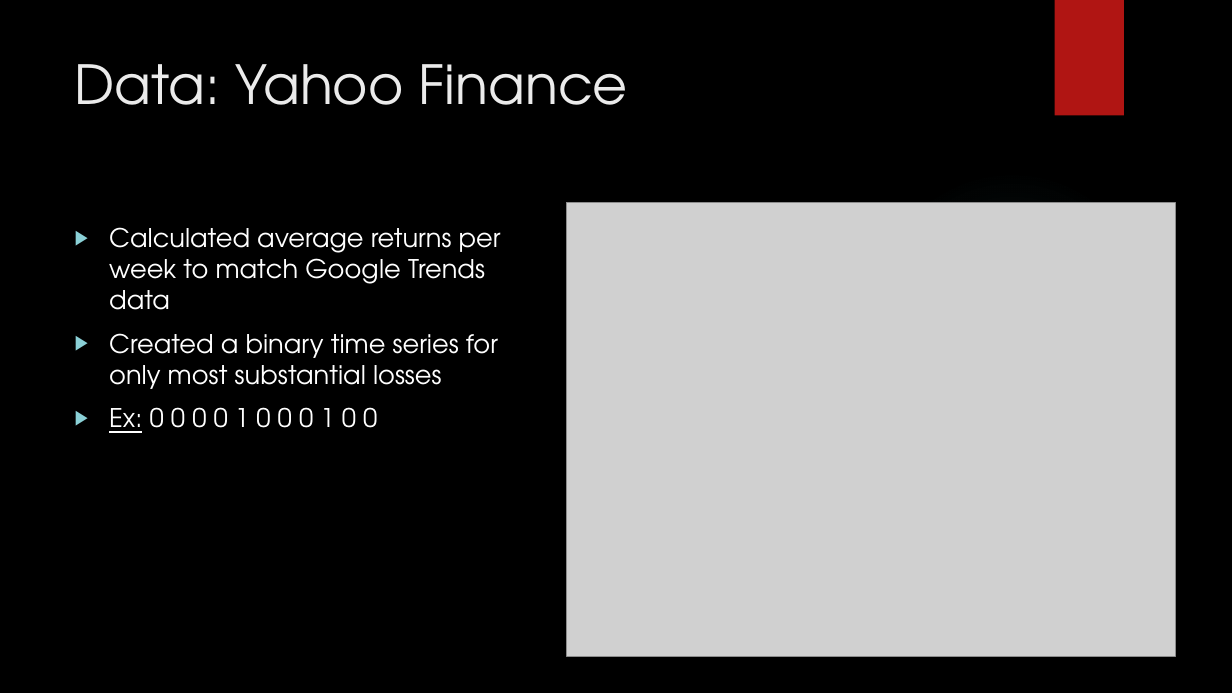
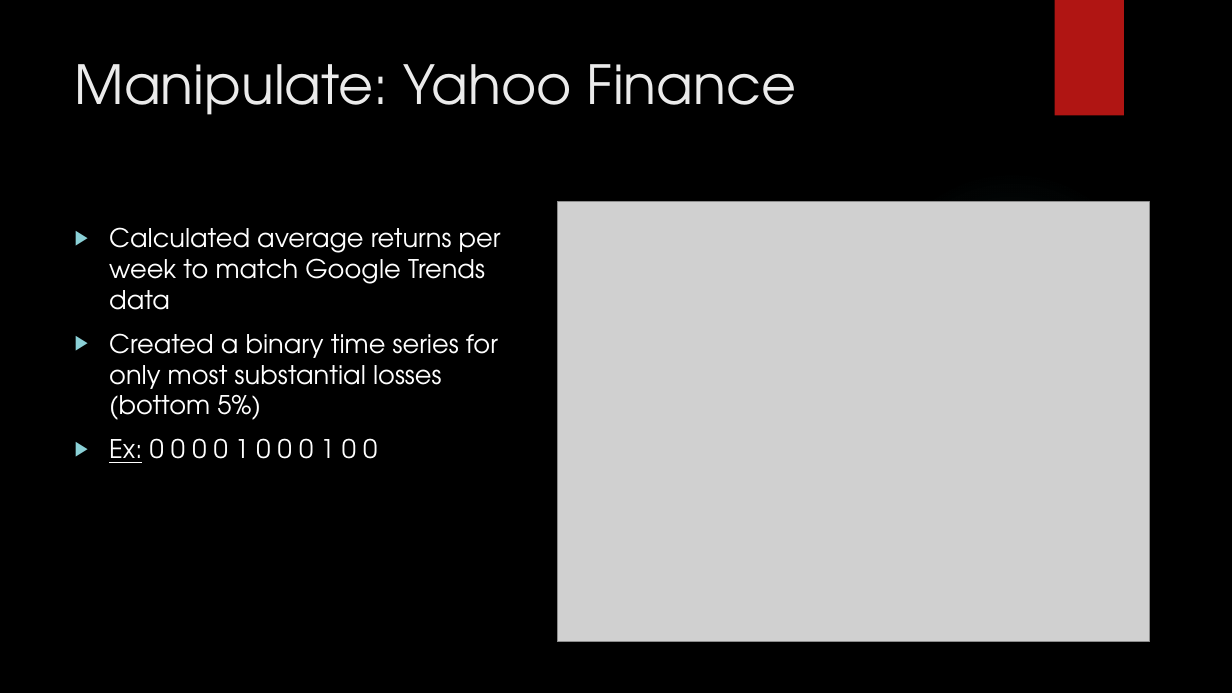
Before and after one commit to matthewebates/financial_data_analysis, a slide deck: slide 7 of Financial Data Analysis.pptx. Drawn at 1232x693 pixels with LibreOffice and Linux fonts; fonts in the diff are those of the drawing; grey boxes stand for pictures; background and template pictures are left out. Boxes give left, top, right and bottom in pixels: in the first picture for what was removed or moved away, otherwise in the second. Text is boxed around its words. In the diff, an @@ line names an element or a change of style, - is before the commit and + after.

```diff
--- a/Financial Data Analysis.pptx
+++ b/Financial Data Analysis.pptx
@@ title at (75,64,796,115): text changed @@
-Data: Yahoo Finance
+Manipulate: Yahoo Finance
@@ picture: place and size @@
-picture at (567,203,1175,657)
+picture at (557,201,1150,641)
@@ text at (109,333,498,420): text changed @@
-▶ Created a binary time series for only most substantial losses
+▶ Created a binary time series for only most substantial losses (bottom 5%)
```
Also in this commit, not shown: 5 other slides changed, 3 slides added, 1 slide removed.
